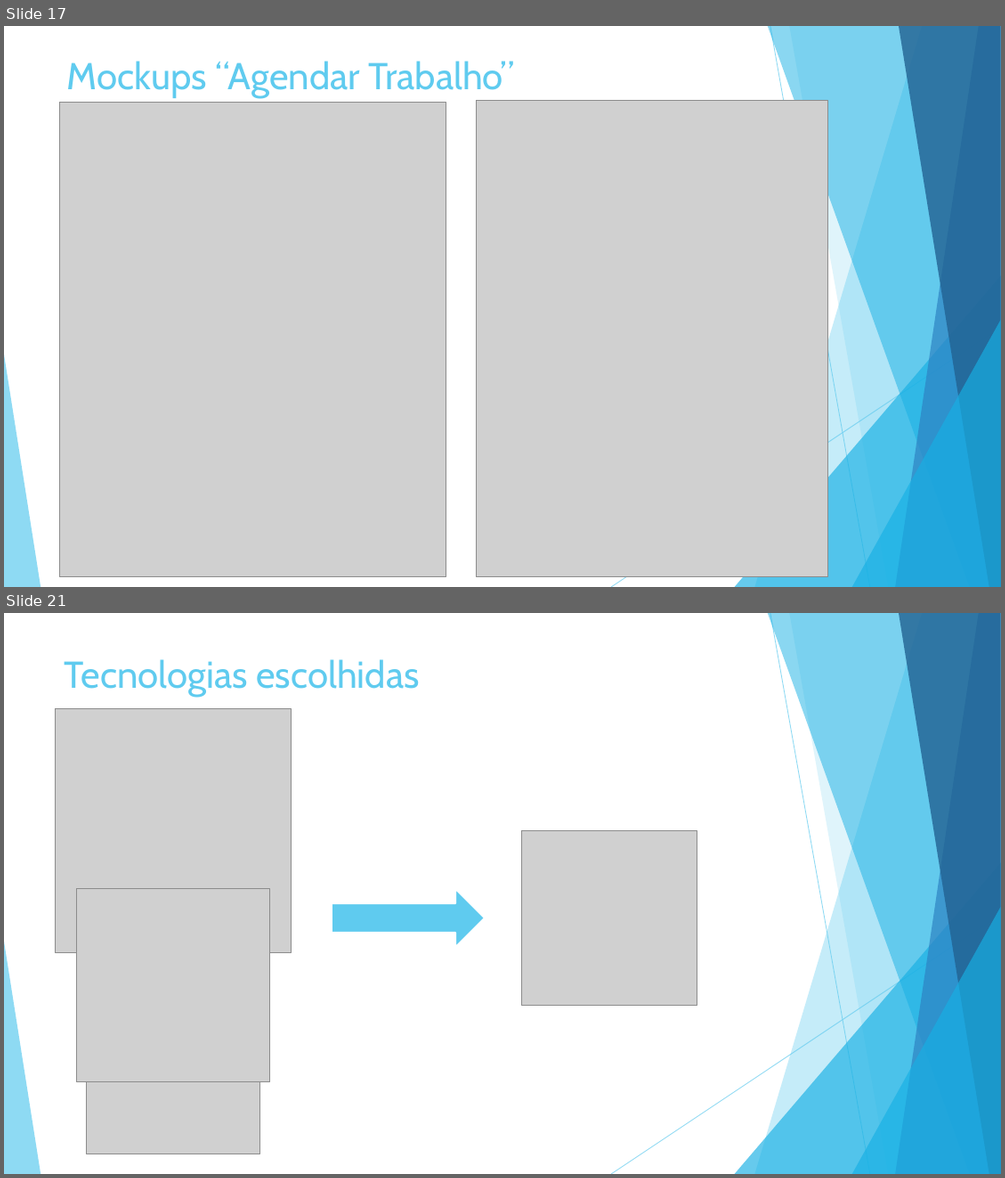
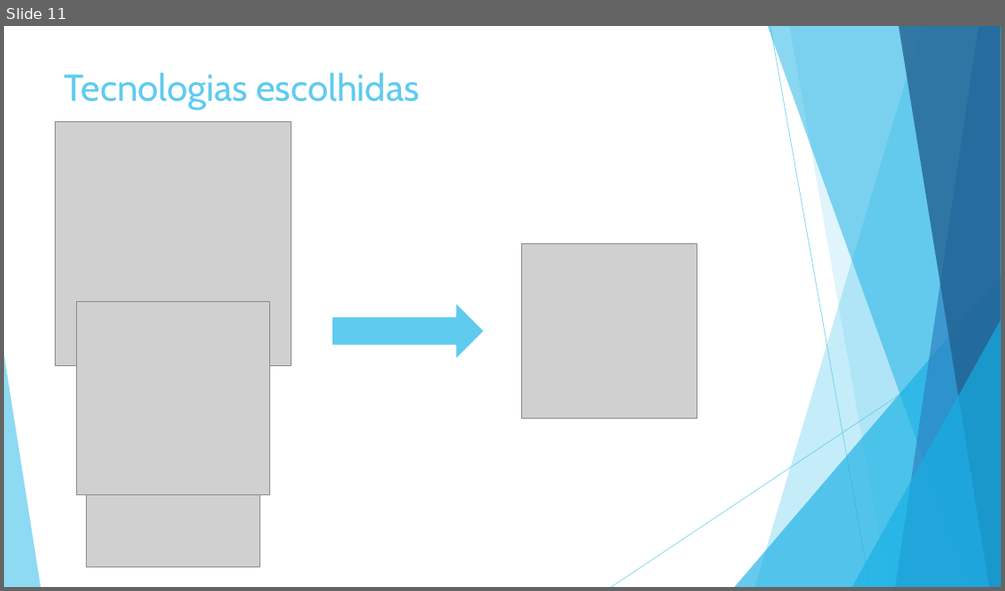
Before and after one commit to vitorjrc/babysitting-system, a slide deck: relatorio/Fase 3/LI4.pptx. Shown one above the other, each under a label of ours: slides 17 and 21 before the commit, slide 11 after it; the slides between them are not shown. The pictures are 1005x1178 and 1005x591 pixels, drawn with LibreOffice and Linux fonts; fonts in the diff are those of the drawing; grey boxes stand for pictures. Boxes give left, top, right and bottom in pixels: in the first picture for what was removed or moved away, otherwise in the second. Text is boxed around its words. In the diff, an @@ line names an element or a change of style, - is before the commit and + after.

```diff
--- a/relatorio/Fase 3/LI4.pptx
+++ b/relatorio/Fase 3/LI4.pptx
@@ slide 17 removed at <box>4,26,1001,587</box>, background #FFFFFF; not listed: 10 template elements that a slide beside it also shows @@
@@ title removed at <box>67,61,515,98</box> @@
-Mockups “Agendar Trabalho”
@@ picture removed at <box>59,103,446,577</box> @@
@@ picture removed at <box>476,100,827,577</box> @@
@@ what was slide 21 is now slide 11 @@
```
Also in this commit, not shown: 7 slides changed, 6 slides added, 9 other slides removed.
